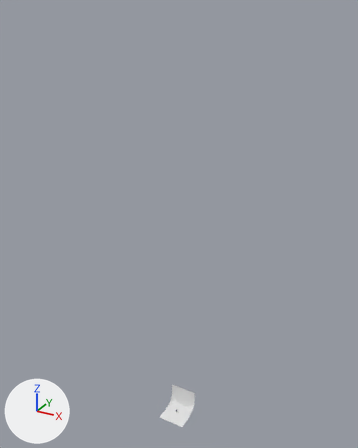
The glTF model assets/project-tiles/robot-scene.glb as it was, and as the next commit left it.
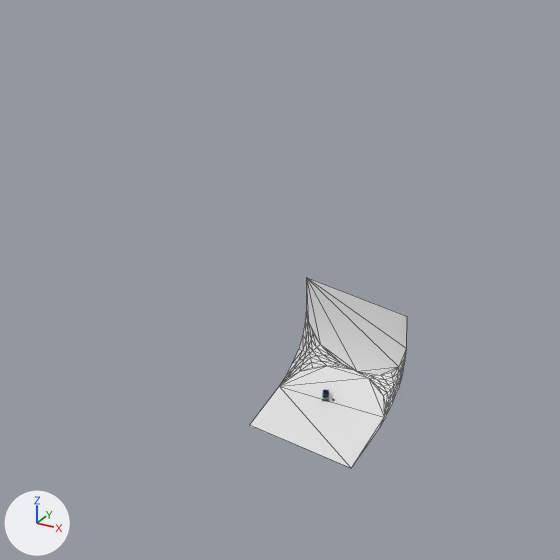
Each version appears first whole from a camera (50 mm lens) standing at (167.0, -300.0, 335.0) and looking at (-3.0, 9.0, 181.0), and next in a close-up on the part from 29% to 64% of the width and 72% to 100% of the height. Arrows for +X, +Y and +Z are at lower left; the lights stay in place. The close-ups show mesh edges as thin lines. Where no turn or scale is listed for an object, it has been applied to the vertices.

The first close-up shows 'Floor'.
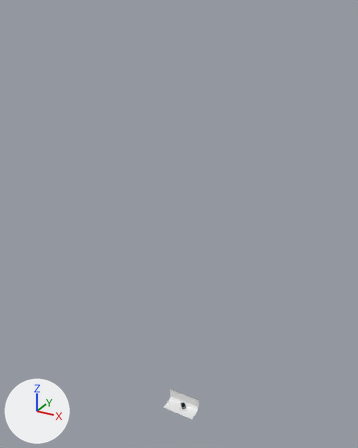
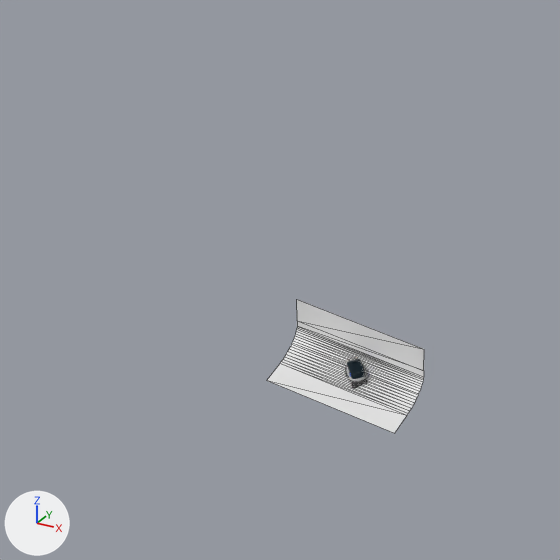
Where the newer file only moved an object's origin or applied its transform, the numbers keep the older frame.

Where the change shows, as pixel boxes [x1, y1, x2, y2] in the close-ups (560 x 560 px):
'Floor', deleted
    before: [250, 278, 407, 468]
'Plane', added
    after: [267, 300, 424, 433]

Patch to the scene script:
```diff
--- a/assets/project-tiles/robot-scene.glb.py
+++ b/assets/project-tiles/robot-scene.glb.py
@@ me_plane_1 @@
+me_plane_1.from_pydata(...)  # 42 vertices, 40 faces; spans x -14.9..14.9, y 0.6..13.3, z -3.3..8.0
@@ ob_floor @@
-ob_floor = bpy.data.objects.new('Floor', me_plane)
-ob_floor.location = (0.0, 0.0, -2.2)
@@ ob_plane @@
+ob_plane = bpy.data.objects.new('Plane', me_plane_1)
+ob_plane.location = (0.0, 0.0, 0.9)
```
